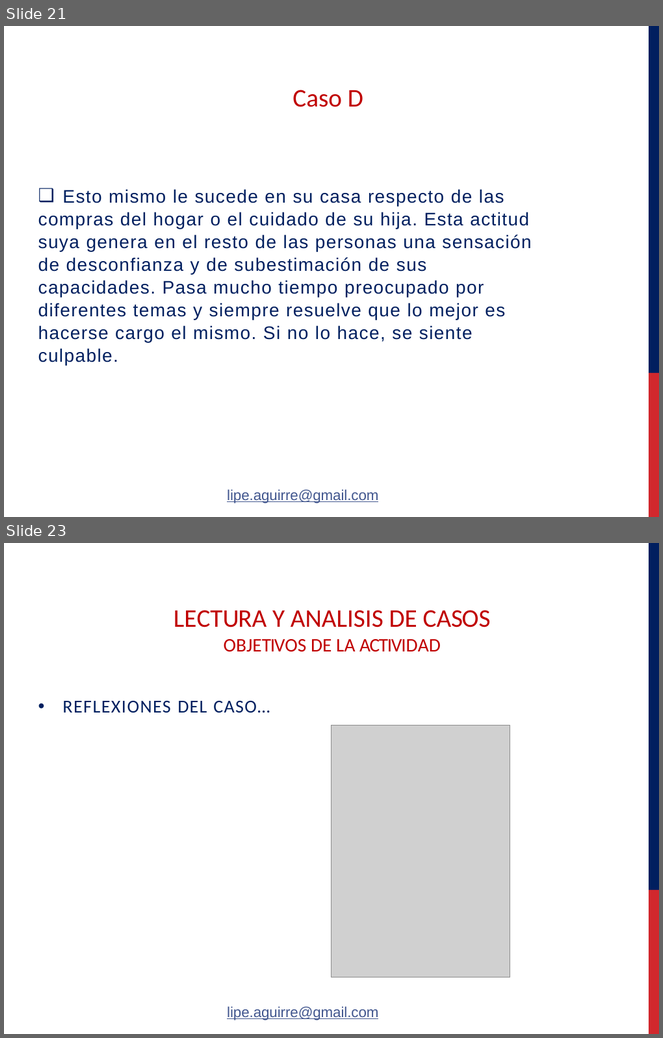
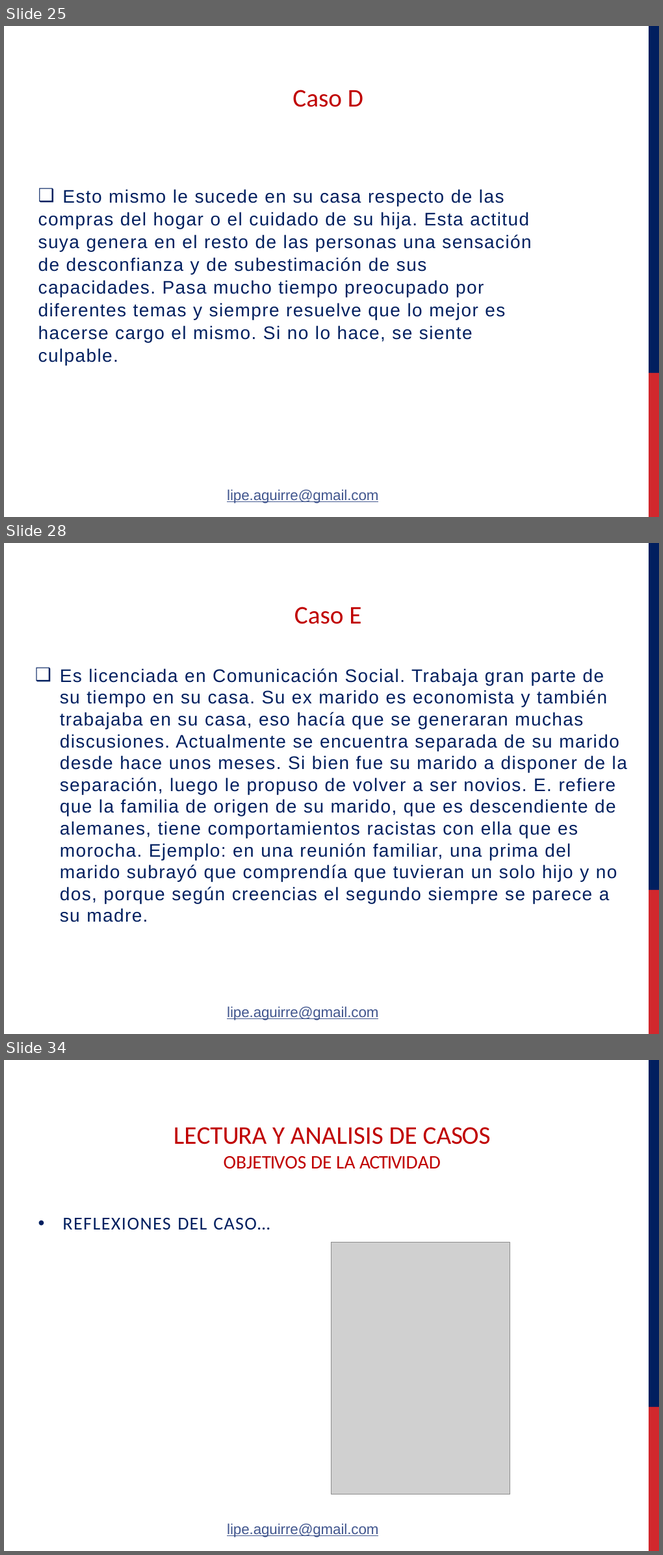
Before and after one commit to felipeaguirre66/FavaloroPerso, a slide deck: Clase 1/Powers/Aguirre - Psicologia de la Personalidad clase Practico 1° 16PF - Lectura de casos - Lic Sanchez Sanda.pptx. Shown one above the other, each under a label of ours: slides 21 and 23 before the commit, slides 25, 28 and 34 after it; the slides between them are not shown. The pictures are 663x1038 and 663x1555 pixels, drawn with LibreOffice and Linux fonts; fonts in the diff are those of the drawing; grey boxes stand for pictures; background and template pictures are left out. Boxes give left, top, right and bottom in pixels: in the first picture for what was removed or moved away, otherwise in the second. Text is boxed around its words. In the diff, an @@ line names an element or a change of style, - is before the commit and + after.

```diff
--- a/Clase 1/Powers/Aguirre - Psicologia de la Personalidad clase Practico 1° 16PF - Lectura de casos - Lic Sanchez Sanda.pptx
+++ b/Clase 1/Powers/Aguirre - Psicologia de la Personalidad clase Practico 1° 16PF - Lectura de casos - Lic Sanchez Sanda.pptx
@@ slide 28 added at box(4, 543, 659, 1034), background #FFFFFF; not listed: 2 template elements that a slide beside it also shows @@
@@ title added at box(295, 607, 362, 624), 28 pt, text #C00000 @@
+Caso E
@@ text added at box(60, 668, 627, 923), 20 pt, text #001F5F @@
+❑ Es licenciada en Comunicación Social. Trabaja gran parte de su tiempo en su casa. Su ex marido es economista y también trabajaba en su casa, eso hacía que se generaran muchas discusiones. Actualmente se encuentra separada de su marido desde hace unos meses. Si bien fue su marido a disponer de la separación, luego le propuso de volver a ser novios. E. refiere que la familia de origen de su marido, que es descendiente de alemanes, tiene comportamientos racistas con ella que es morocha. Ejemplo: en una reunión familiar, una prima del marido subrayó que comprendía que tuvieran un solo hijo y no dos, porque según creencias el segundo siempre se parece a su madre.
@@ text added at box(227, 1006, 378, 1021), 16 pt, text #41568E, underline @@
+lipe.aguirre@gmail.com
@@ what was slide 21 is now slide 25 @@
@@ what was slide 23 is now slide 34 @@
```
Also in this commit, not shown: 10 other slides added, 1 slide removed, 1 other file.
